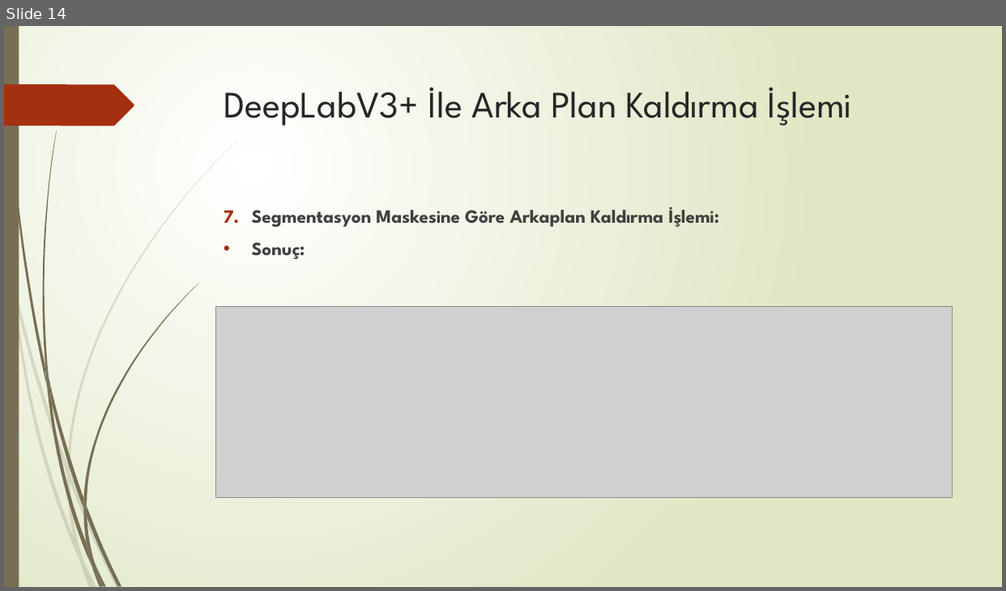
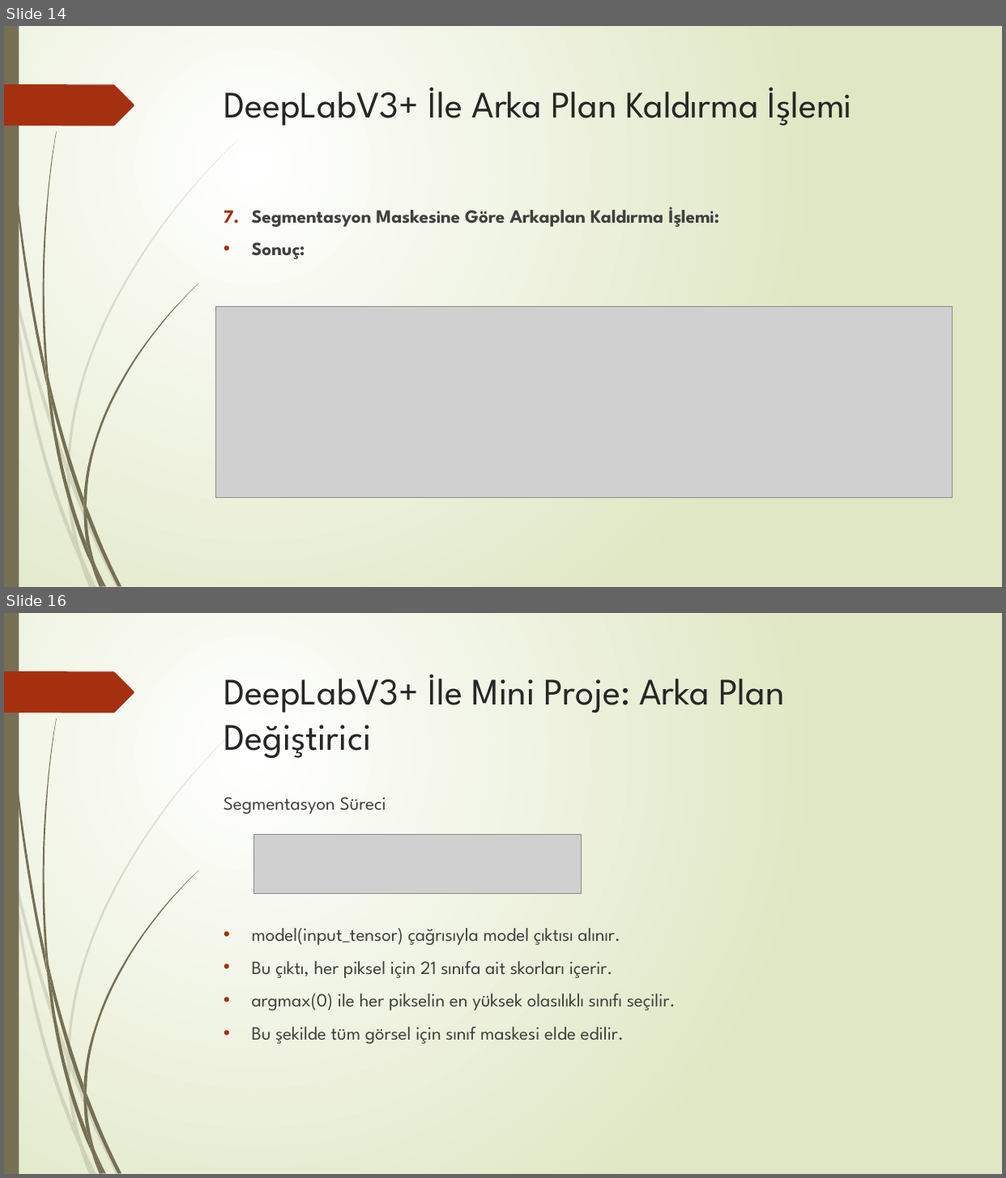
Before and after one commit to bilalcifci/arkaplan-kaldirma, a slide deck: Sunum/arka-plan-kaldirma.pptx. Shown one above the other, each under a label of ours: slide 14 before the commit, slides 14 and 16 after it; the slides between them are not shown. The pictures are 1006x591 and 1006x1178 pixels, drawn with LibreOffice and Linux fonts; fonts in the diff are those of the drawing; grey boxes stand for pictures. Boxes give left, top, right and bottom in pixels: in the first picture for what was removed or moved away, otherwise in the second. Text is boxed around its words. In the diff, an @@ line names an element or a change of style, - is before the commit and + after.

```diff
--- a/Sunum/arka-plan-kaldirma.pptx
+++ b/Sunum/arka-plan-kaldirma.pptx
@@ slide 16 added at [4, 613, 1002, 1174], background gradient #FFFFFF to #DFE8C4; not listed: 24 template elements that a slide beside it also shows @@
@@ title added at [224, 674, 784, 758], 36 pt, text #262626 @@
+DeepLabV3+ İle Mini Proje: Arka Plan Değiştirici
@@ text added at [224, 797, 675, 1044], 18 pt, text #404040 @@
+Segmentasyon Süreci
+• model(input_tensor) çağrısıyla model çıktısı alınır.
+• Bu çıktı, her piksel için 21 sınıfa ait skorları içerir.
+• argmax(0) ile her pikselin en yüksek olasılıklı sınıfı seçilir.
+• Bu şekilde tüm görsel için sınıf maskesi elde edilir.
@@ picture added at [254, 835, 582, 894] @@
```
Also in this commit, not shown: 2 slides changed, 5 other slides added, 1 slide removed, 7 other files.
